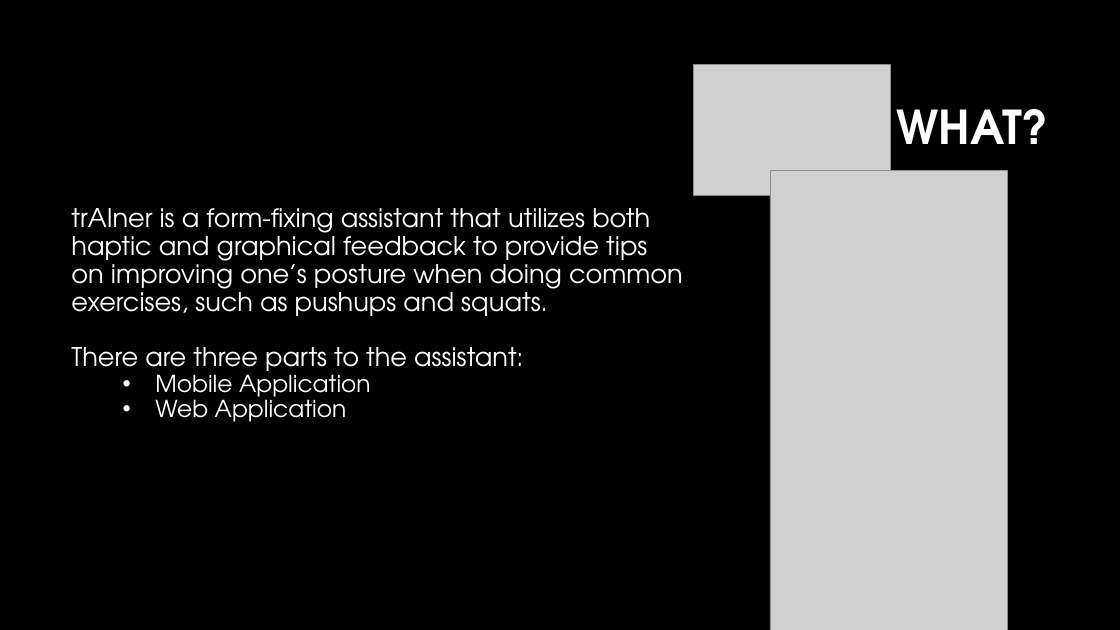
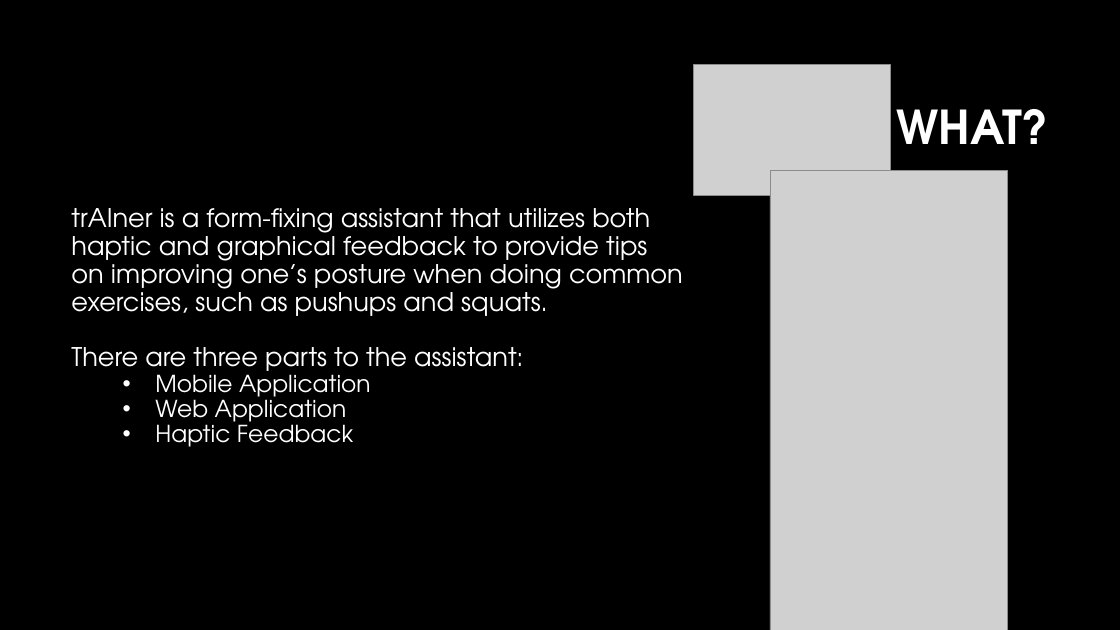
Before and after one commit to Srinivas11789/trAIner, a slide deck: slide 2 of doc/trAInerPresentation.pptx. Drawn at 1120x630 pixels with LibreOffice and Linux fonts; fonts in the diff are those of the drawing; grey boxes stand for pictures; background and template pictures are left out. Boxes give left, top, right and bottom in pixels: in the first picture for what was removed or moved away, otherwise in the second. Text is boxed around its words. In the diff, an @@ line names an element or a change of style, - is before the commit and + after.

```diff
--- a/doc/trAInerPresentation.pptx
+++ b/doc/trAInerPresentation.pptx
@@ text at <box>155,418,353,447</box>: paragraph added @@
+• Haptic Feedback
```
Also in this commit, not shown: 1 other file.
